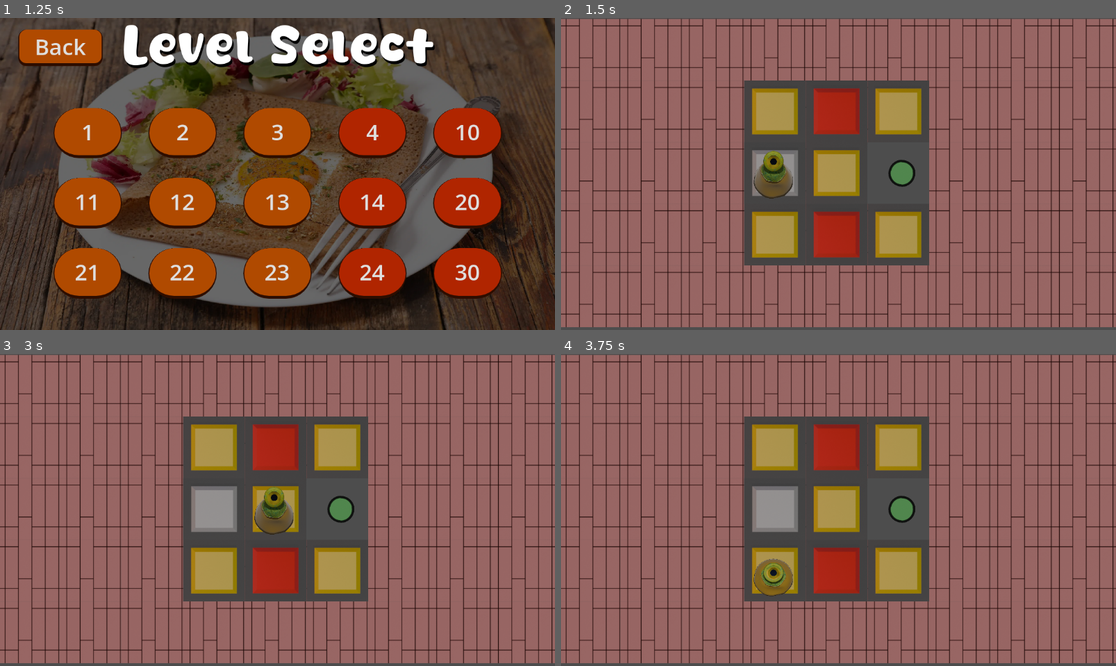
Above: before the commit, frames 1-4 (two rows, left to right).
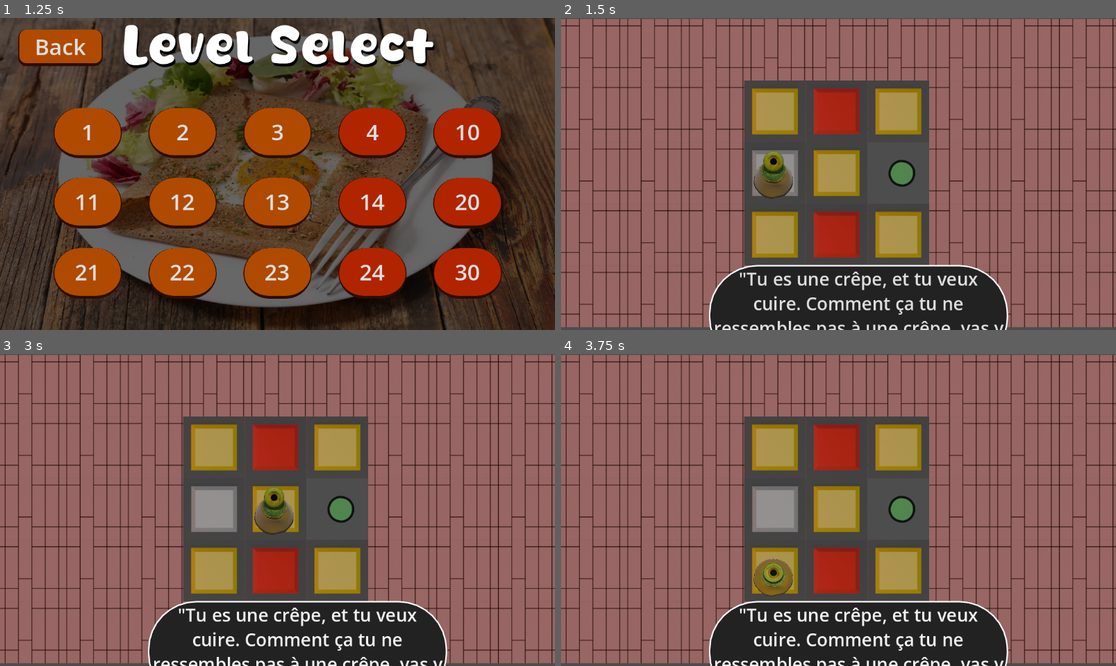
Above: after the commit, the same moments.

Repository: Crizomb/TrucMhajong
Game: Godot game, scene res://scenes/menus/main_menu.tscn
The game is run twice, just before and just after one commit, with the same random seed, the same clock (stepped at 60 frames per second) and the same inputs.
Inputs (mouse positions are in pixels of both pictures, inside the frame that each line leads up to):
- Up to frame 1 (1.25 s): click "Start" at 0.5 s
- Up to frame 2 (1.5 s): click "1" at 1.25 s
- Up to frame 3 (3 s): click (299, 650) at 2 s, where only the run after the commit has a clickable "'Tu es une crêpe, et tu veux …"; tap Enter at 2.75 s; hold D (Right) from 2.78 s (still down); tap K (MaSuperActionDeTest) at 2.85 s
- Up to frame 4 (3.75 s): tap R (Restart) at 3.5 s; release D (Right) at 3.53 s; hold S (Down) from 3.53 s (still down); tap Shift (ToggleCrouch) at 3.6 s

Frame 1 is identical in both runs. In frame 2, 11% of the frame differs, in the area x 26-81%, y 79-100%; in frame 3, 11%; in frame 4, 11%.

Commit message:
Textes presque tous corrects

Diff:
--- a/entities/menu/level select menu/level_select.gd
+++ b/entities/menu/level select menu/level_select.gd
@@ -14,60 +14,90 @@
 
 func _on_level_1_button_up() -> void:
 	Global.current_level = 0
+	Global.reset_message_counters()
+	Global.try_message(Global.DeathReason.NARATION_INTRO_LEVEL_1, 610/2)
 	get_tree().change_scene_to_file("res://scenes/Niveaux/niveau1.tscn")
 
 func _on_level_2_button_up() -> void:
 	Global.current_level = 1
+	Global.reset_message_counters()
+	Global.try_message(Global.DeathReason.NARATION_INTRO_LEVEL_2, 610/2)
 	get_tree().change_scene_to_file("res://scenes/Niveaux/niveau2.tscn")
 
 func _on_level_3_button_up() -> void:
 	Global.current_level = 2
+	Global.reset_message_counters()
+	Global.try_message(Global.DeathReason.NARATION_INTRO_LEVEL_3, 610/2)
 	get_tree().change_scene_to_file("res://scenes/Niveaux/niveau3.tscn")
 
 func _on_level_4_button_up() -> void:
 	Global.current_level = 3
+	Global.reset_message_counters()
+	Global.try_message(Global.DeathReason.NARATION_INTRO_LEVEL_4, 610/2)
 	get_tree().change_scene_to_file("res://scenes/Niveaux/niveau4.tscn")
 
 func _on_level_10_button_up() -> void:
 	Global.current_level = 4
+	Global.reset_message_counters()
+	Global.try_message(Global.DeathReason.NARATION_INTRO_LEVEL_10, 610/2)
 	get_tree().change_scene_to_file("res://scenes/Niveaux/niveau10.tscn")
 
 func _on_level_11_button_up() -> void:
 	Global.current_level = 4+1
+	Global.reset_message_counters()
+	Global.try_message(Global.DeathReason.NARATION_INTRO_LEVEL_11, 610/2)
 	get_tree().change_scene_to_file("res://scenes/Niveaux/niveau11.tscn")
 
 func _on_level_12_button_up() -> void:
 	Global.current_level = 6
+	Global.reset_message_counters()
+	Global.try_message(Global.DeathReason.NARATION_INTRO_LEVEL_12, 610/2)
 	get_tree().change_scene_to_file("res://scenes/Niveaux/niveau12.tscn")
 
 func _on_level_13_button_up() -> void:
 	Global.current_level = 7
+	Global.reset_message_counters()
+	Global.try_message(Global.DeathReason.NARATION_INTRO_LEVEL_13, 610/2)
 	get_tree().change_scene_to_file("res://scenes/Niveaux/niveau13.tscn")
 
 func _on_level_14_button_up() -> void:
 	Global.current_level = 8
+	Global.reset_message_counters()
+	Global.try_message(Global.DeathReason.NARATION_INTRO_LEVEL_14, 610/2)
 	get_tree().change_scene_to_file("res://scenes/Niveaux/niveau14.tscn")
 
 func _on_level_20_button_up() -> void:
 	Global.current_level = 9
+	Global.reset_message_counters()
+	Global.try_message(Global.DeathReason.NARATION_INTRO_LEVEL_20, 610/2)
 	get_tree().change_scene_to_file("res://scenes/Niveaux/niveau20.tscn")
 
 func _on_level_21_button_up() -> void:
 	Global.current_level = 10
+	Global.reset_message_counters()
+	Global.try_message(Global.DeathReason.NARATION_INTRO_LEVEL_21, 610/2)
 	get_tree().change_scene_to_file("res://scenes/Niveaux/niveau21.tscn")
 
 func _on_level_22_button_up() -> void:
 	Global.current_level = 11
+	Global.reset_message_counters()
+	Global.try_message(Global.DeathReason.NARATION_INTRO_LEVEL_22, 610/2)
 	get_tree().change_scene_to_file("res://scenes/Niveaux/niveau22.tscn")
 
 func _on_level_23_button_up() -> void:
 	Global.current_level = 12
+	Global.reset_message_counters()
+	Global.try_message(Global.DeathReason.NARATION_INTRO_LEVEL_23, 610/2)
 	get_tree().change_scene_to_file("res://scenes/Niveaux/niveau23.tscn")
 
 func _on_level_24_button_up() -> void:
 	Global.current_level = 13
+	Global.reset_message_counters()
+	Global.try_message(Global.DeathReason.NARATION_INTRO_LEVEL_24, 610/2)
 	get_tree().change_scene_to_file("res://scenes/Niveaux/niveau24.tscn")
 
 func _on_level_30_button_up() -> void:
 	Global.current_level = 14
+	Global.reset_message_counters()
+	Global.try_message(Global.DeathReason.NARATION_INTRO_LEVEL_30, 610/2)
 	get_tree().change_scene_to_file("res://scenes/Niveaux/niveau30.tscn")
--- a/entities/naration/label.gd
+++ b/entities/naration/label.gd
@@ -12,6 +12,25 @@
 	Global.DeathReason.CREPIERE_BROKEN : ["\"Pénalité parce que t'as cassé ma crépière\"", audio_template],
 	Global.DeathReason.UNKNOWN : ["\"Je devais dire un truc mais jsp quoi...\"", audio_template],
 	Global.DeathReason.CROUCH_CREPIERE_OFF : ["\"Les crêpière ne sont pas toujours allumées tu sais\"", audio_template],
+
+	Global.DeathReason.FIVE_DEATHS_LEVEL_1 : ["\"Je devais dire un truc mais jsp quoi...\"", audio_template],
+	Global.DeathReason.OPTIONS_MENU : ["\"Je devais dire un truc mais jsp quoi...\"", audio_template],
+	Global.DeathReason.NARATION_INTRO_LEVEL_1 : ["\"Tu es une crêpe, et tu veux cuire. Comment ça tu ne ressembles pas à une crêpe, vas y appuie sur shift sur la crêpière  !\"", audio_template],
+	Global.DeathReason.NARATION_INTRO_LEVEL_2 : ["\"Le bouton... il sert à.... je sais plus t'as qu'à essayer toi !\"", audio_template],
+	Global.DeathReason.NARATION_INTRO_LEVEL_3 : ["\"Un peu plus de travail n'a jamais fait de mal à quiconque \"", audio_template],
+	Global.DeathReason.NARATION_INTRO_LEVEL_4 : ["\"Ah enfin un peu de challenge, la vie ne peut pas tout t'offrir sur un plateau d'argent !\"", audio_template],
+	Global.DeathReason.NARATION_INTRO_LEVEL_10 : ["\"Un grand classique, rien de très compliqué au final !\"", audio_template],
+	Global.DeathReason.NARATION_INTRO_LEVEL_11 : ["\"Je préfère les damiers... mais on fera avec\"", audio_template],
+	Global.DeathReason.NARATION_INTRO_LEVEL_12 : ["\"What's 9 + 10 ?\"", audio_template],
+	Global.DeathReason.NARATION_INTRO_LEVEL_13 : ["\"Le vert... On peut l'atteindre ? \"", audio_template],
+	Global.DeathReason.NARATION_INTRO_LEVEL_14 : ["\"On peut toujours faire confiance aux cases bleues\"", audio_template],
+	Global.DeathReason.NARATION_INTRO_LEVEL_20 : ["\"Moi j'ai trouvé la solution !\"", audio_template],
+	Global.DeathReason.NARATION_INTRO_LEVEL_21 : ["\"Une petite crêpe sur la plage, ça rappelle les vacances !\"", audio_template],
+	Global.DeathReason.NARATION_INTRO_LEVEL_22 : ["\"C'est donc ça la diagonale du rouge !\"", audio_template],
+	Global.DeathReason.NARATION_INTRO_LEVEL_23 : ["\"J'ai trouvé plusieurs solutions moi !\"", audio_template],
+	Global.DeathReason.NARATION_INTRO_LEVEL_24 : ["\"Qui a mis toutes les boites ici ? \"", audio_template],
+	Global.DeathReason.NARATION_INTRO_LEVEL_30 : ["\"Pas assez de boites à mon goût\"", audio_template],
+	Global.DeathReason.NARATION_END_LEVEL_30 : ["\"Je devais dire un truc mais jsp quoi...\"", audio_template],
 }
 
 # Called when the node enters the scene tree for the first time.
--- a/global.gd
+++ b/global.gd
@@ -15,8 +15,7 @@
 var kill_counter : int = 0
 var crouched : bool = false
 
-var already_sent_message : Array[DeathReason] = []; # Stocker les messages déjà envoyés
-
+var reasons_counters : Array[int] = []; # Stocker les messages déjà envoyés
 # Et exemple d'accès dans entities/super_label_moche_test/label_moche.gd
 
 # Exemple signal global
@@ -24,18 +23,43 @@
 signal change_level;
 
 func _ready():
+	reset_message_counters()
 	change_level.connect(_on_change_level)
 	kill_player.connect(_on_kill_player)
 	player_moved.connect(_on_player_moved)
 	toggle_crouch_player.connect(_on_toggle_crouch_player)
 	init_player_state()
 
+func try_message(r : DeathReason, m : int):
+	if reasons_counters[r] % m == 0:
+		naration_label.emit(r)
+	reasons_counters[r] += 1
+
 func _on_change_level():
 	current_level += 1
 	init_player_state()
-	print("Le nouveau current_level : ")
-	print(current_level)
+	print("Le nouveau current_level : " + str(current_level))
 	assert(current_level < levels.size(), "Bro there is no next level, pls stop")
+
+	# envoyer un message d'intro (c'est dégueulasse je sais)
+	match current_level:
+		0: try_message(Global.DeathReason.NARATION_INTRO_LEVEL_1, 610/2) # Très haut modulo pour ne le faire qu'une fois
+		1: try_message(Global.DeathReason.NARATION_INTRO_LEVEL_2, 610/2)
+		2: try_message(Global.DeathReason.NARATION_INTRO_LEVEL_3, 610/2)
+		3: try_message(Global.DeathReason.NARATION_INTRO_LEVEL_4, 610/2)
+		4: try_message(Global.DeathReason.NARATION_INTRO_LEVEL_10, 610/2)
+		10: try_message(Global.DeathReason.NARATION_INTRO_LEVEL_11, 610/2)
+		11: try_message(Global.DeathReason.NARATION_INTRO_LEVEL_12, 610/2)
+		12: try_message(Global.DeathReason.NARATION_INTRO_LEVEL_13, 610/2)
+		13: try_message(Global.DeathReason.NARATION_INTRO_LEVEL_14, 610/2)
+		14: try_message(Global.DeathReason.NARATION_INTRO_LEVEL_20, 610/2)
+		20: try_message(Global.DeathReason.NARATION_INTRO_LEVEL_21, 610/2)
+		21: try_message(Global.DeathReason.NARATION_INTRO_LEVEL_22, 610/2)
+		22: try_message(Global.DeathReason.NARATION_INTRO_LEVEL_23, 610/2)
+		23: try_message(Global.DeathReason.NARATION_INTRO_LEVEL_24, 610/2)
+		24: try_message(Global.DeathReason.NARATION_INTRO_LEVEL_30, 610/2)
+		_: pass
+
 	get_tree().change_scene_to_file(levels[current_level]);
 
 func init_player_state():
@@ -43,6 +67,10 @@
 	direction_counter = 0
 	movement_counter = 0
 	crouched = false
+
+func reset_message_counters():
+	reasons_counters.resize(DeathReason.size());
+	reasons_counters.fill(0);
 
 # Structure de données custom mais globals :
 
@@ -57,12 +85,24 @@
 	UNKNOWN,
 	CROUCH_CREPIERE_OFF,
 
+	FIVE_DEATHS_LEVEL_1,
+	OPTIONS_MENU,
 	NARATION_INTRO_LEVEL_1,
-	NARATION_DEATH_LEVEL_1,
-	NARATION_CREPIERE_LEVEL_2,
+	NARATION_INTRO_LEVEL_2,
+	NARATION_INTRO_LEVEL_3,
 	NARATION_INTRO_LEVEL_4,
-	NARATION_DEATH_LEVEL_4,
-	NARATION_CRATE_BROKEN,
+	NARATION_INTRO_LEVEL_10,
+	NARATION_INTRO_LEVEL_11,
+	NARATION_INTRO_LEVEL_12,
+	NARATION_INTRO_LEVEL_13,
+	NARATION_INTRO_LEVEL_14,
+	NARATION_INTRO_LEVEL_20,
+	NARATION_INTRO_LEVEL_21,
+	NARATION_INTRO_LEVEL_22,
+	NARATION_INTRO_LEVEL_23,
+	NARATION_INTRO_LEVEL_24,
+	NARATION_INTRO_LEVEL_30,
+	NARATION_END_LEVEL_30,
 };
 
 signal player_moved;
@@ -87,7 +127,7 @@
 
 func _on_kill_player(reason : DeathReason):
 	print("Le joueur est mort : " + str(reason))
-	naration_label.emit(reason)
+	try_message(reason, 5) # envoyer le message de mort toutes les 5 morts
 	init_player_state()
 	kill_counter += 1
 	restart_level()
